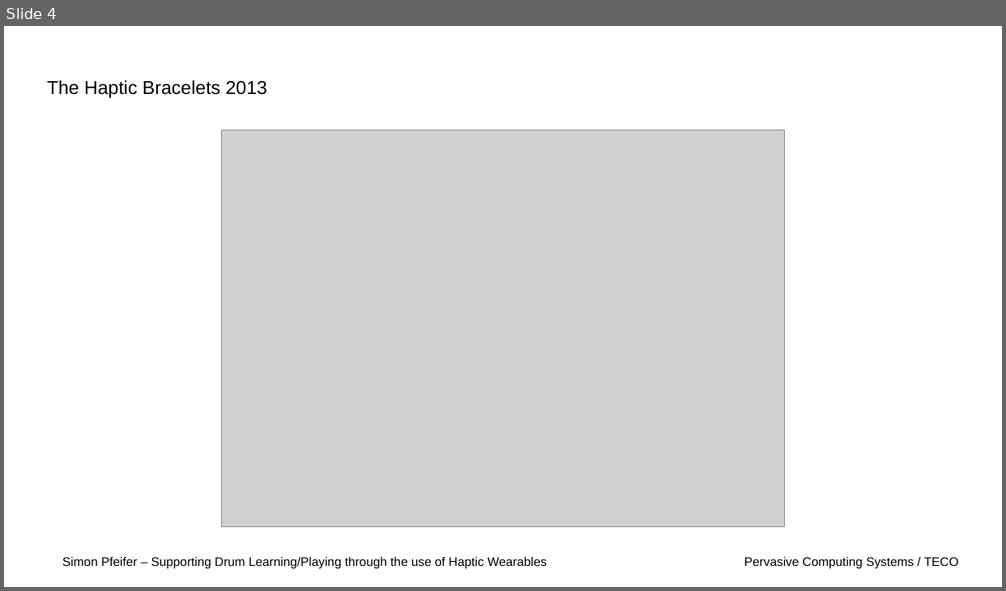
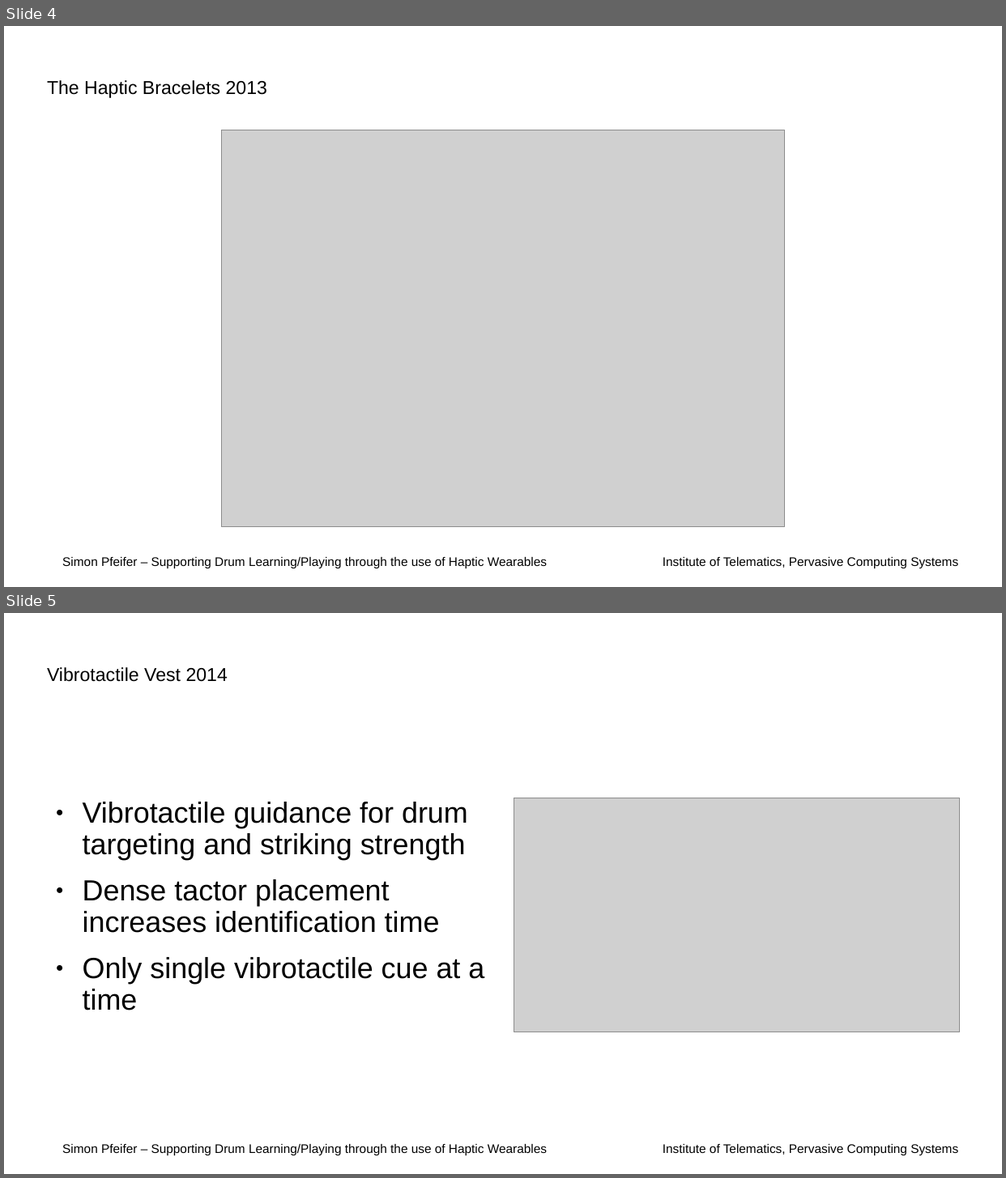
Before and after one commit to Spiemer/proseminar, a slide deck: presentation/presentation.odp. Shown one above the other, each under a label of ours: slide 4 before the commit, slides 4 and 5 after it. The pictures are 1006x591 and 1006x1178 pixels, drawn with LibreOffice and Linux fonts; fonts in the diff are those of the drawing; grey boxes stand for pictures; background and template pictures are left out. Boxes give left, top, right and bottom in pixels: in the first picture for what was removed or moved away, otherwise in the second. Text is boxed around its words. In the diff, an @@ line names an element or a change of style, - is before the commit and + after.

```diff
--- a/presentation/presentation.odp
+++ b/presentation/presentation.odp
@@ slide 5 added at (x1=4, y1=613, x2=1002, y2=1174), background picture (left out); not listed: 2 template elements that a slide beside it also shows @@
@@ title added at (x1=47, y1=667, x2=228, y2=682), 18 pt, text #000000 @@
+Vibrotactile Vest 2014
@@ text added at (x1=83, y1=802, x2=484, y2=1011), 28 pt, text #000000 @@
+● Vibrotactile guidance for drum targeting and striking strength
+● Dense tactor placement increases identification time
+● Only single vibrotactile cue at a time
@@ picture added at (x1=514, y1=798, x2=960, y2=1033) @@
@@ slide 4 changed as well @@
@@ text at (x1=663, y1=557, x2=958, y2=569): text changed @@
-Pervasive Computing Systems / TECO
+Institute of Telematics, Pervasive Computing Systems
```
Also in this commit, not shown: 3 other slides changed, 1 slide removed, 1 other file.
